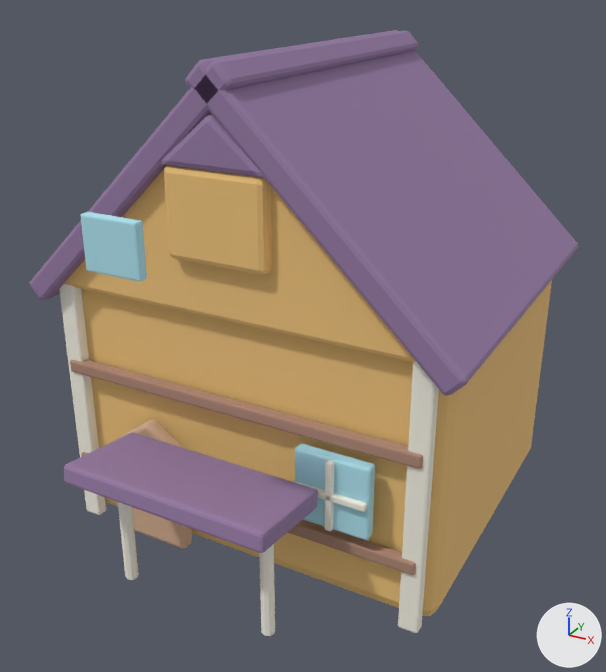
Renders of the glTF model assets/northern/northern_house_amber.glb from each side of a commit.
Rendered twice from a 50 mm lens placed at (8.22, -15.8, 11.6), pointed at (0.15, -1.11, 4.25). Arrows for +X, +Y and +Z are at lower right; the lights stay in place. The first picture is the older version. Vertices at exactly the same position are counted once.

In view in the first picture: 'northern_house_amber.001'.
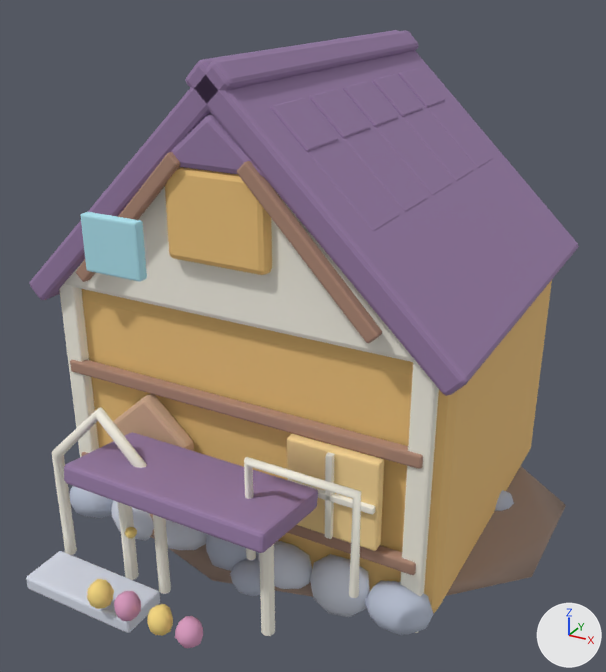
The change, as a list of edits to the scene's bpy script:
```text
Change me_back_gable_mesh_007:
    remove me_back_gable_mesh_007.from_pydata(...)  # 1272 vertices, 2444 faces; spans x -4.74..4.74, y -10.43..0.46, z -5.62..4.67
    add me_back_gable_mesh_007.from_pydata(...)  # 4284 vertices, 8208 faces; spans x -5.62..5.71, y -10.53..1.64, z -5.71..4.67
    me_back_gable_mesh_007 part 1: the loose piece of 56 vertices spanning x 1.62..3.1, y -7.86..-7.74, z -2.97..-2.83 is scaled about its middle by (1.23, 1, 1)
    me_back_gable_mesh_007 part 2: the loose piece of 56 vertices spanning x 2.29..2.43, y -7.86..-7.74, z -3.64..-2.16 is scaled about its middle by (1, 1, 1.23)
    me_back_gable_mesh_007 part 3: the loose piece of 42 vertices spanning x -2.61..-0.43, y -6.86..-5.48, z 2.45..2.8 is copied, and the copy is scaled about its middle by (0.104, 0.176, 0.655), then moved by (0.16, -2.93, -6.83), in mat_mrn_gold (yellow #f8da81); it spans x -1.48..-1.25, y -9.23..-8.98, z -4.32..-4.09
    me_back_gable_mesh_007 part 4: the loose piece of 56 vertices spanning x -4.15..-3.73, y -7.53..-7.27, z -5.62..0.07 is copied, and the copy is multiplied about its middle by the matrix ((0.464, 0.0, 0.434), (0.0, 0.846, 0.0), (-0.444, 0.0, 0.455)), then moved by (2.01, -0.4, 4.53), in mat_mrn_wood (beige #af8976); it spans x -3.25..-0.6, y -7.91..-7.69, z 0.38..3.14
    me_back_gable_mesh_007 part 5: the loose piece of 56 vertices spanning x 2.29..2.43, y -7.86..-7.74, z -3.64..-2.16 is copied, and the copy is multiplied about its middle by the matrix ((1.469, 0.0, -1.685), (0.0, 1.833, 0.0), (1.403, 0.0, 1.763)), then moved by (-0.44, 0.0, 4.66), in mat_mrn_wood (beige #af8976); it spans x 0.6..3.25, y -7.91..-7.69, z 0.38..3.14
    me_back_gable_mesh_007 part 6: the loose piece of 70 vertices spanning x -2.72..-1.12, y -7.75..-7.41, z -5.5..-2.58 is rebuilt with 70 vertices and now spans x -2.92..-0.92, y -7.75..-7.41, z -5.5..-1.99
    me_back_gable_mesh_007 part 7: the loose piece of 56 vertices spanning x 1.59..3.14, y -7.75..-7.49, z -3.68..-2.12 is rebuilt with 56 vertices and now spans x 1.41..3.31, y -7.75..-7.49, z -3.85..-1.95, in mat_mrn_window_warm (beige #ffdd99)
    me_back_gable_mesh_007 part 8: 842 vertices added at x -5.62..5.71, y -10.53..1.64, z -5.71..-1.58
    me_back_gable_mesh_007 part 9: 672 vertices added at x -3.95..3.95, y -7.0..-4.46, z 0.65..3.91
    me_back_gable_mesh_007 part 10: 80 faces spanning x -4.32..4.32, y -7.54..-7.12, z 0.0..4.13 switch from mat_mrn_amber (beige #f1c57c) to mat_mrn_cream (white #f8f5e7)
    other edits to the shape of me_back_gable_mesh_007 do not show in these pictures
    add me_back_gable_mesh_007.materials.append(mat_mrn_stone)  # pale blue #b8c0d3
    add me_back_gable_mesh_007.materials.append(mat_mrn_gold)  # yellow #f8da81
    add me_back_gable_mesh_007.materials.append(mat_mrn_stone_light)  # white #d7ddea
    add me_back_gable_mesh_007.materials.append(mat_mrn_earth)  # beige #a0897c
    add me_back_gable_mesh_007.materials.append(mat_mrn_leaf_rose)  # pink #da99ad
    add me_back_gable_mesh_007.materials.append(mat_mrn_leaf_gold)  # beige #e5c481
    add me_back_gable_mesh_007.materials.append(mat_mrn_rose)  # pink #dd9ec2
    add me_back_gable_mesh_007.materials.append(mat_mrn_window_warm)  # beige #ffdd99
```

Changed parts and their boxes (x1, y1, x2, y2) in the pictures (606 x 672 px; the box of a moved part takes in the faces that stretch with it):
'northern_house_amber.001', reshaped
    before: (29, 30, 579, 636)
    after: (26, 30, 579, 648)
part 1 of me_back_gable_mesh_007, moved or reshaped
    before: (295, 482, 367, 512)
    after: (288, 479, 375, 515)
part 2 of me_back_gable_mesh_007, moved or reshaped
    before: (325, 460, 334, 531)
    after: (325, 452, 334, 539)
part 3 of me_back_gable_mesh_007, added
    after: (125, 527, 137, 539)
part 4 of me_back_gable_mesh_007, added
    after: (76, 152, 180, 282)
part 5 of me_back_gable_mesh_007, added (beige)
    after: (237, 161, 382, 343)
part 6 of me_back_gable_mesh_007, rebuilt
    before: (122, 419, 192, 548)
    after: (114, 394, 194, 538)
part 7 of me_back_gable_mesh_007, rebuilt (21% wider, 23% taller)
    before: (295, 444, 375, 540)
    after: (287, 433, 384, 551)
part 8 of me_back_gable_mesh_007, added
    after: (26, 408, 566, 648)
part 9 of me_back_gable_mesh_007, added
    after: (270, 89, 428, 231)
part 10 of me_back_gable_mesh_007, recoloured
    before: (64, 168, 416, 362)
    after: (64, 187, 416, 362)
